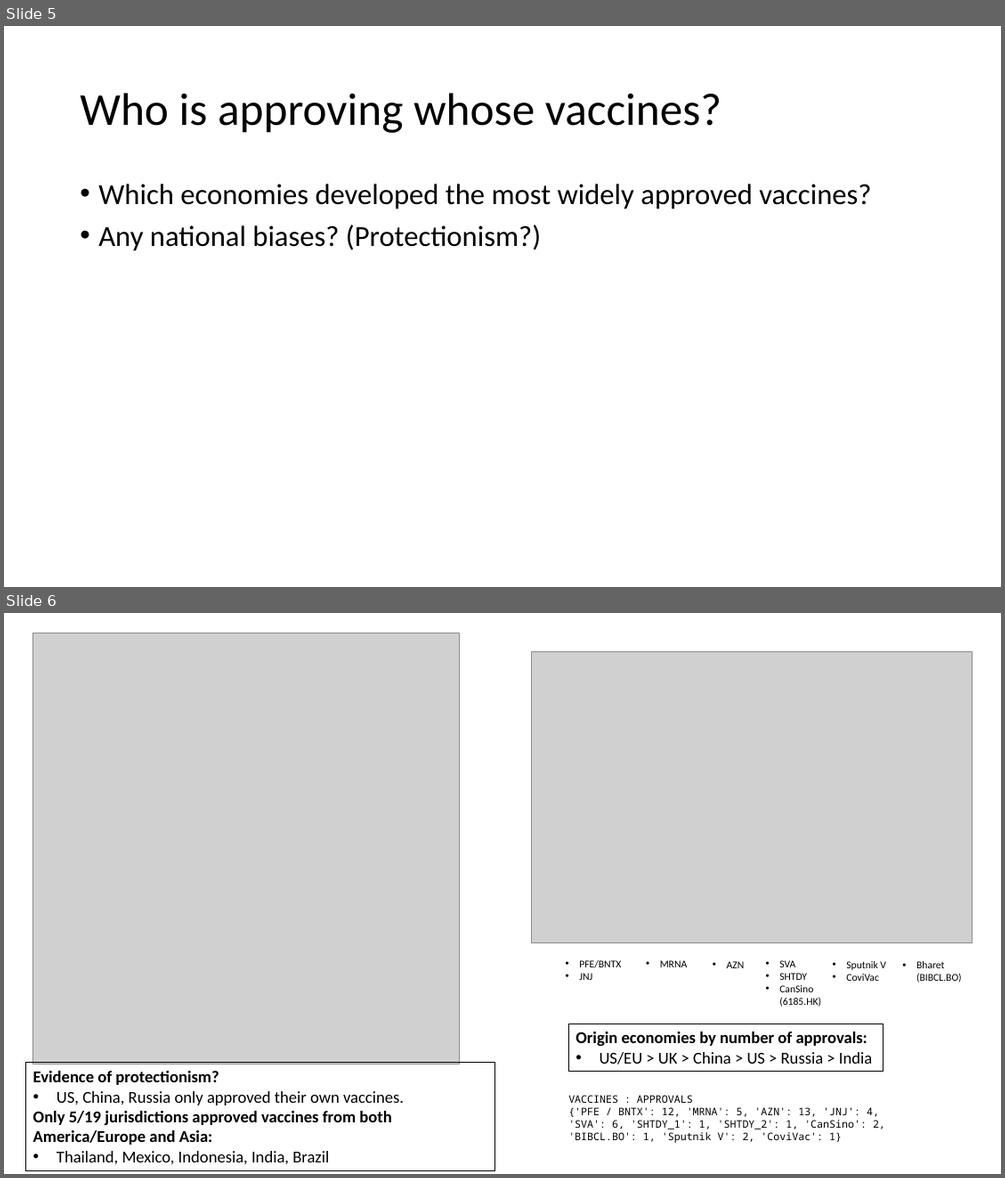
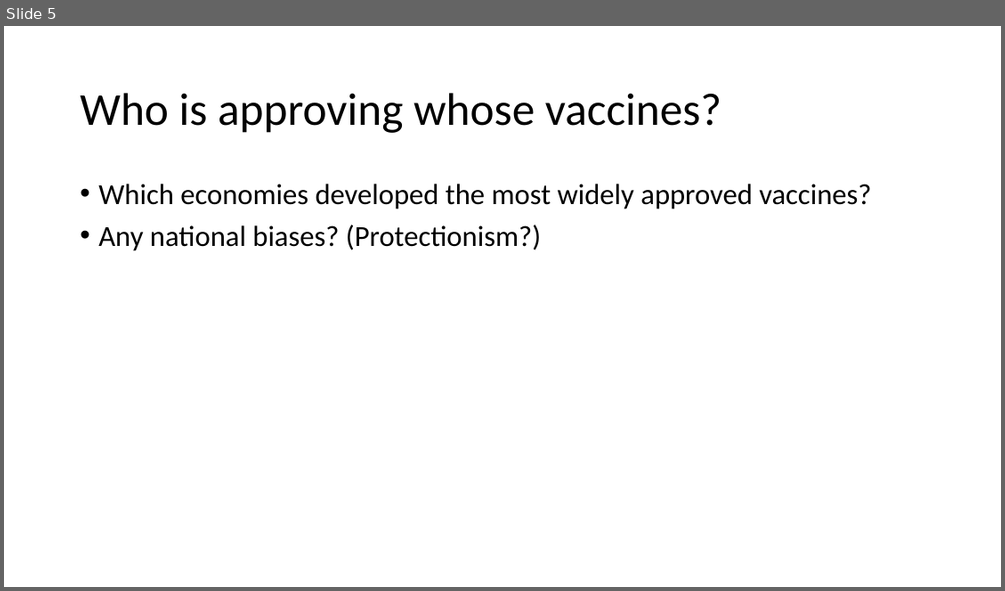
Before and after one commit to WalterPiTheScienceGuy/forSpringboard, a slide deck: Data Viz Assignment/Vaccines presentation.pptx. Shown one above the other, each under a label of ours: slides 5 and 6 before the commit, slide 5 after it. The pictures are 1005x1178 and 1005x591 pixels, drawn with LibreOffice and Linux fonts; fonts in the diff are those of the drawing; grey boxes stand for pictures. Boxes give left, top, right and bottom in pixels: in the first picture for what was removed or moved away, otherwise in the second. Text is boxed around its words. In the diff, an @@ line names an element or a change of style, - is before the commit and + after.

Commit message:
Removed a duplicated slide (slide 6)

```diff
--- a/Data Viz Assignment/Vaccines presentation.pptx
+++ b/Data Viz Assignment/Vaccines presentation.pptx
@@ slide 6 removed at bbox=[4, 613, 1001, 1174], background #FFFFFF @@
@@ picture removed at bbox=[32, 633, 460, 1064] @@
@@ picture removed at bbox=[531, 652, 972, 943] @@
@@ text removed at bbox=[579, 960, 621, 980] @@
-• PFE/BNTX
-• JNJ
@@ text removed at bbox=[660, 960, 687, 967] @@
-• MRNA
@@ text removed at bbox=[727, 961, 744, 968] @@
-• AZN
@@ text removed at bbox=[779, 960, 821, 1006] @@
-• SVA
-• SHTDY
-• CanSino (6185.HK)
@@ text removed at bbox=[846, 961, 886, 981] @@
-• Sputnik V
-• CoviVac
@@ text removed at bbox=[916, 961, 962, 982] @@
-• Bharet (BIBCL.BO)
@@ rectangle removed at bbox=[568, 1023, 882, 1071] @@
-Origin economies by number of approvals:
-• US/EU > UK > China > US > Russia > India
@@ rectangle removed at bbox=[25, 1062, 494, 1171] @@
-Evidence of protectionism?
-• US, China, Russia only approved their own vaccines.
-Only 5/19 jurisdictions approved vaccines from both America/Europe and Asia:
-• Thailand, Mexico, Indonesia, India, Brazil
@@ title removed at bbox=[568, 1098, 892, 1135] @@
-VACCINES : APPROVALS
-{'PFE / BNTX': 12, 'MRNA': 5, 'AZN': 13, 'JNJ': 4, 'SVA': 6, 'SHTDY_1': 1, 'SHTDY_2': 1, 'CanSino': 2, 'BIBCL.BO': 1, 'Sputnik V': 2, 'CoviVac': 1}
```
